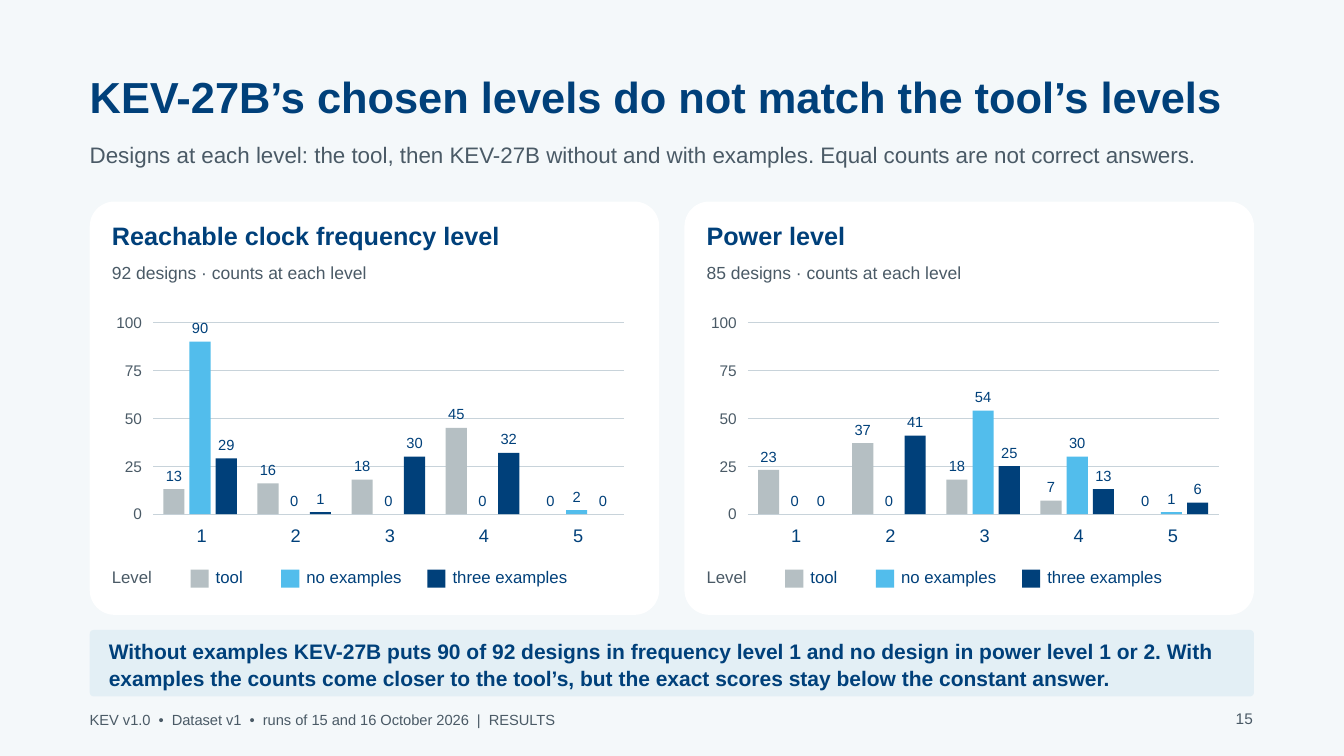
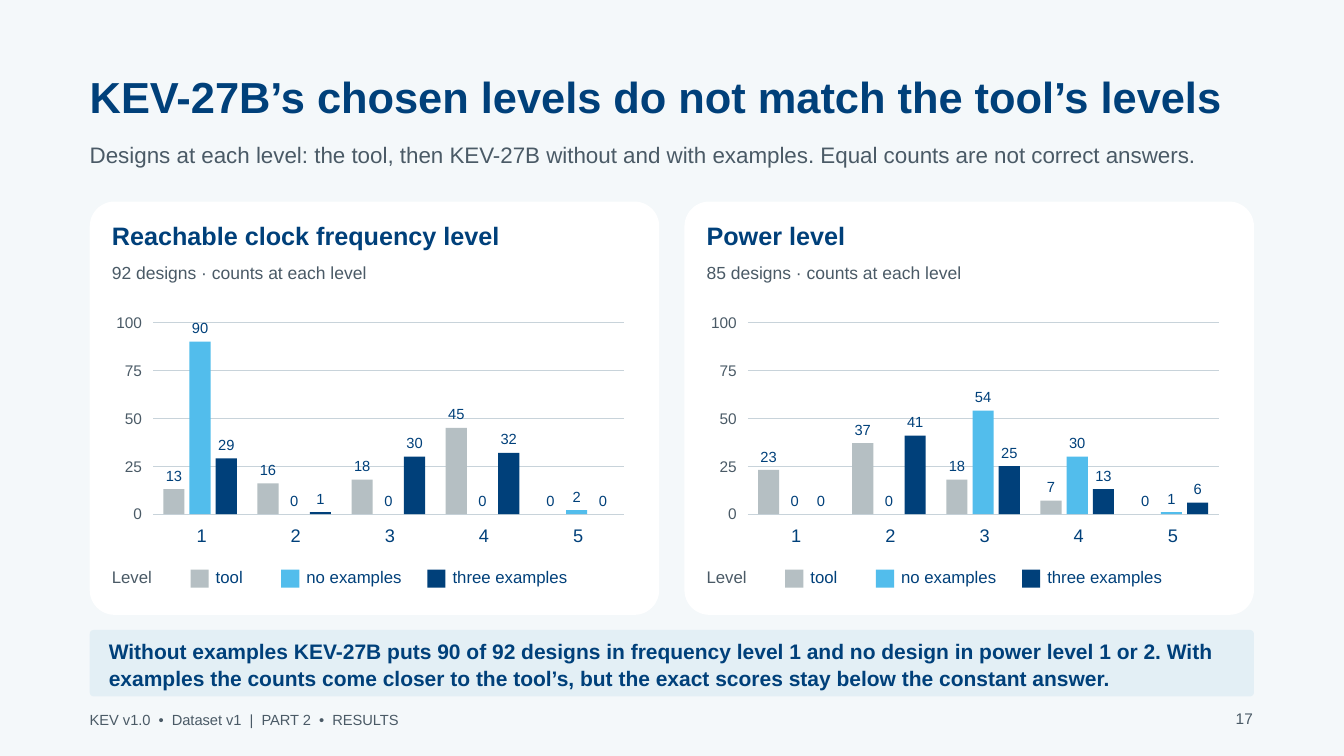
Before and after one commit to stef-c1/JEV_RTL_Benchmarking, a slide deck: slide 17 of presentations/KEV_RTL_findings_20261015.pptx (slide 15 before the commit). Drawn at 1344x756 pixels with LibreOffice and Linux fonts; fonts in the diff are those of the drawing. Boxes give left, top, right and bottom in pixels: in the first picture for what was removed or moved away, otherwise in the second. Text is boxed around its words. In the diff, an @@ line names an element or a change of style, - is before the commit and + after.

```diff
--- a/presentations/KEV_RTL_findings_20261015.pptx
+++ b/presentations/KEV_RTL_findings_20261015.pptx
@@ text at (90, 715, 398, 725): text changed @@
-KEV v1.0 • Dataset v1 • runs of 15 and 16 October 2026 | RESULTS
+KEV v1.0 • Dataset v1 | PART 2 • RESULTS
@@ text at (1236, 713, 1253, 724): text changed @@
-15
+17
```
Also in this commit, not shown: 26 other slides changed, 5 slides added, 2 slides removed, 45 other files.
